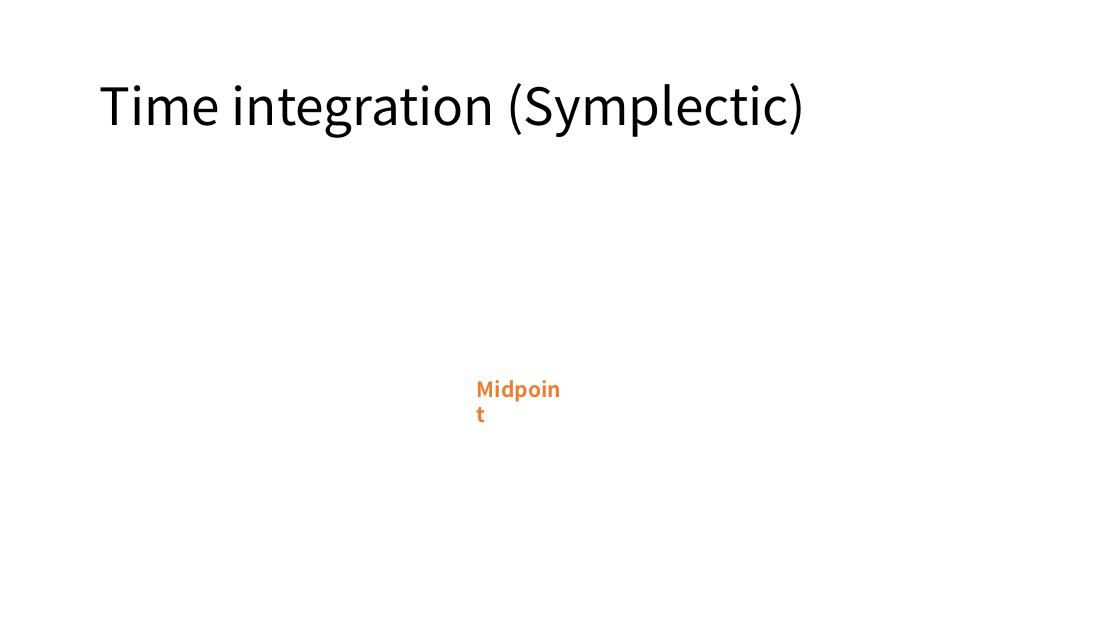
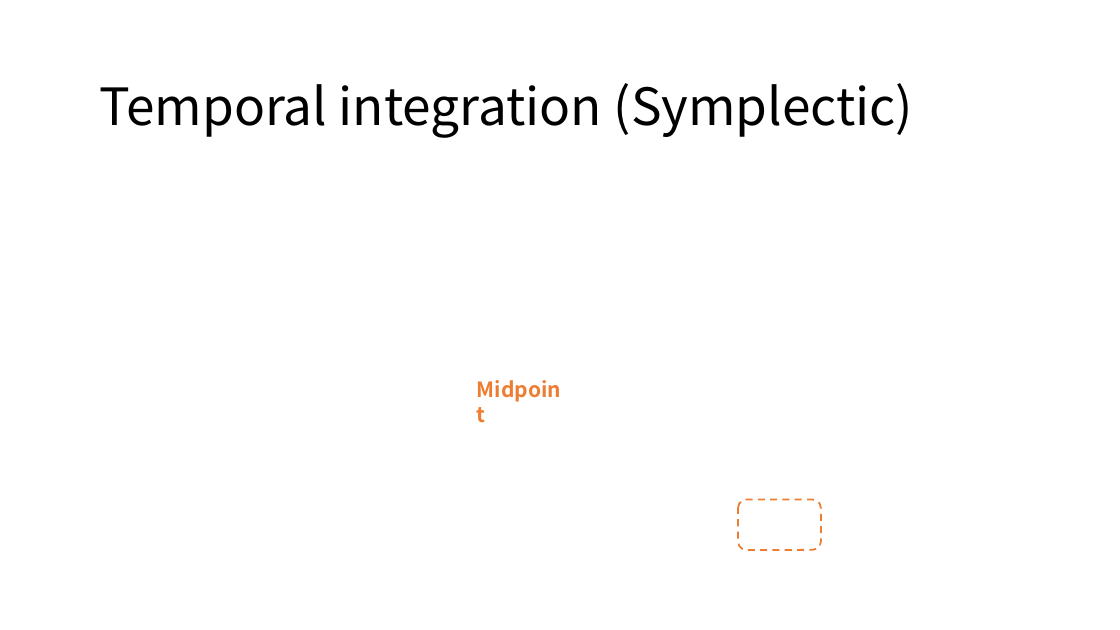
Before and after one commit to LILKOTYO/Lab-Presentation, a slide deck: slide 8 of 20220725_simulation/Deformable Simulation.pptx. Drawn at 1120x630 pixels with LibreOffice and Linux fonts; fonts in the diff are those of the drawing; grey boxes stand for pictures. Boxes give left, top, right and bottom in pixels: in the first picture for what was removed or moved away, otherwise in the second. Text is boxed around its words. In the diff, an @@ line names an element or a change of style, - is before the commit and + after.

```diff
--- a/20220725_simulation/Deformable Simulation.pptx
+++ b/20220725_simulation/Deformable Simulation.pptx
@@ text at box(99, 83, 914, 138): text changed @@
-Time integration (Symplectic)
+Temporal integration (Symplectic)
@@ rounded rectangle added at box(739, 500, 822, 550), outline #ED7D31 1.5 pt dashed @@
```
Also in this commit, not shown: 5 other slides changed, 4 slides added, 7 other files.
